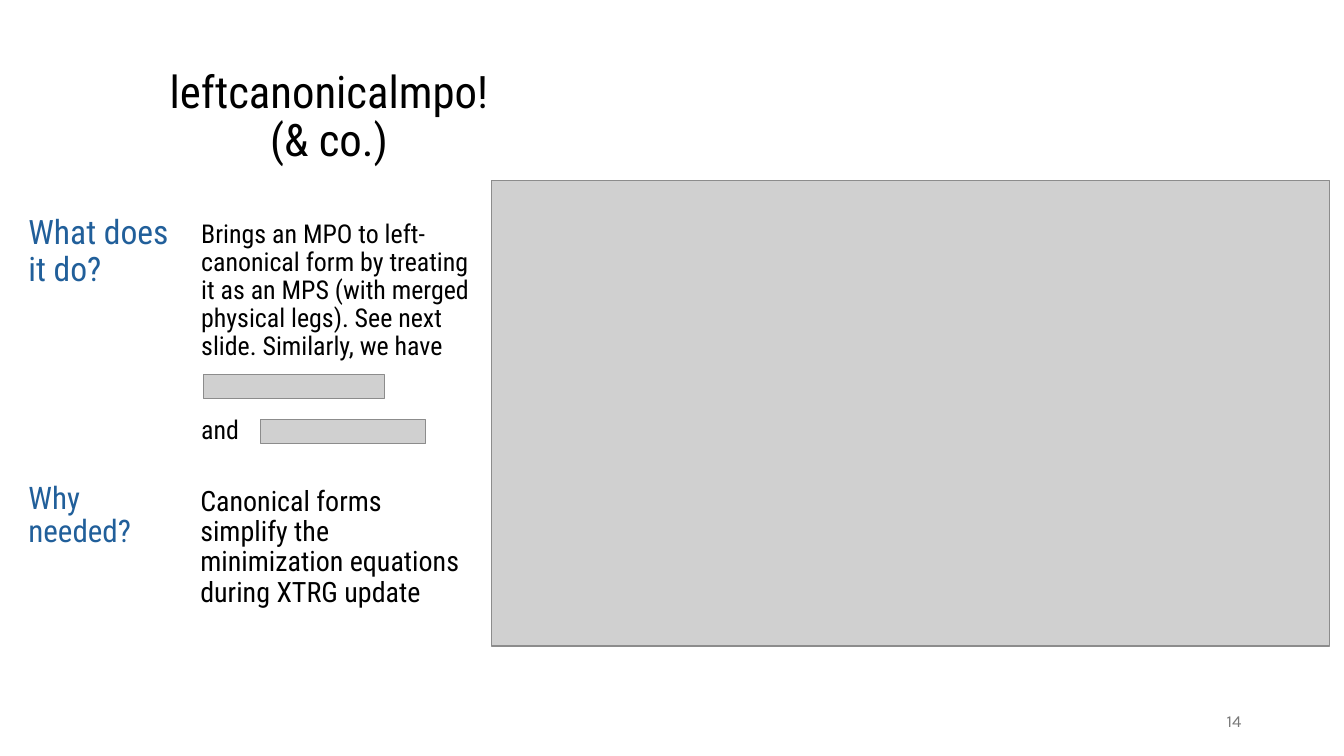
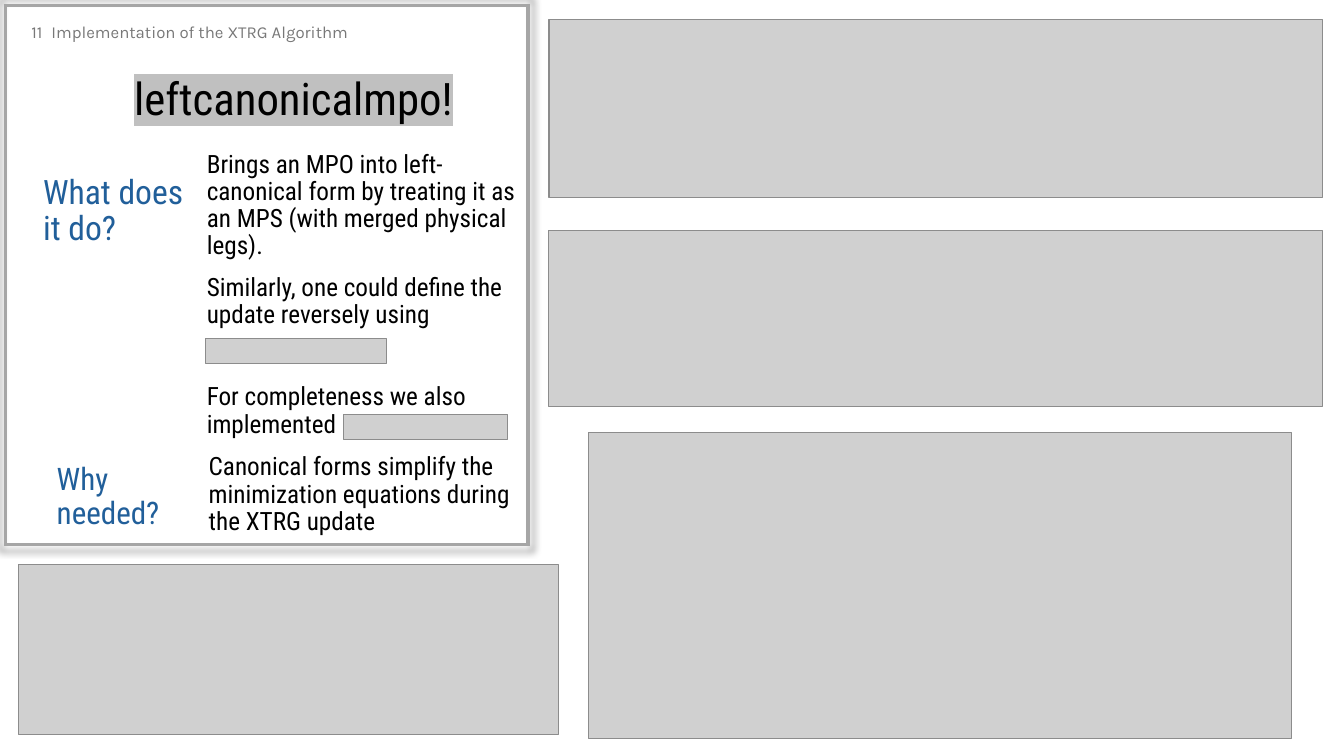
Before and after one commit to MrHighsenberg/XTRG-Algorithm, a slide deck: slide 11 of presentation/Term_Project_XTRG_Presentation.pptx (slide 14 before the commit). Drawn at 1344x756 pixels with LibreOffice and Linux fonts; fonts in the diff are those of the drawing; grey boxes stand for pictures. Boxes give left, top, right and bottom in pixels: in the first picture for what was removed or moved away, otherwise in the second. Text is boxed around its words. In the diff, an @@ line names an element or a change of style, - is before the commit and + after.

```diff
--- a/presentation/Term_Project_XTRG_Presentation.pptx
+++ b/presentation/Term_Project_XTRG_Presentation.pptx
@@ rectangle added at (x1=5, y1=6, x2=528, y2=545), outline #A6A6A6 2.25 pt @@
@@ page number added at (x1=31, y1=27, x2=42, y2=38), 12 pt, text #797979 @@
+11
@@ text added at (x1=51, y1=26, x2=348, y2=42), 12 pt, text #797979 @@
+Implementation of the XTRG Algorithm
@@ picture added at (x1=549, y1=20, x2=1323, y2=199) @@
@@ text at (x1=134, y1=73, x2=453, y2=124): text changed @@
-leftcanonicalmpo! (& co.)
+leftcanonicalmpo!
@@ text "What does it do?" moved from (x1=28, y1=218, x2=169, y2=282) to (x1=43, y1=178, x2=184, y2=241) @@
@@ text at (x1=207, y1=154, x2=515, y2=438): text changed; size 18.5 to 18 pt @@
-Brings an MPO to left-canonical form by treating it as an MPS (with merged physical legs). See next slide. Similarly, we have
-and
+Brings an MPO into left-canonical form by treating it as an MPS (with merged physical legs).
+Similarly, one could define the update reversely using
+For completeness we also implemented
@@ picture removed at (x1=491, y1=180, x2=1330, y2=646) @@
@@ picture added at (x1=548, y1=231, x2=1323, y2=406) @@
@@ picture moved from (x1=204, y1=374, x2=384, y2=398) to (x1=206, y1=339, x2=386, y2=363) @@
@@ picture moved from (x1=261, y1=419, x2=425, y2=445) to (x1=343, y1=414, x2=507, y2=440) @@
@@ picture added at (x1=589, y1=433, x2=1293, y2=738) @@
@@ text "Why needed?" moved from (x1=28, y1=485, x2=131, y2=543) to (x1=57, y1=466, x2=160, y2=525) @@
@@ text at (x1=209, y1=456, x2=510, y2=535): text changed; size 20 to 18 pt @@
-Canonical forms simplify the minimization equations during XTRG update
+Canonical forms simplify the minimization equations during the XTRG update
@@ picture added at (x1=19, y1=565, x2=559, y2=734) @@
@@ page number removed at (x1=1227, y1=716, x2=1242, y2=727) @@
-14
```
Also in this commit, not shown: 12 other slides changed, 1 slide added, 3 slides removed, 11 other files.
